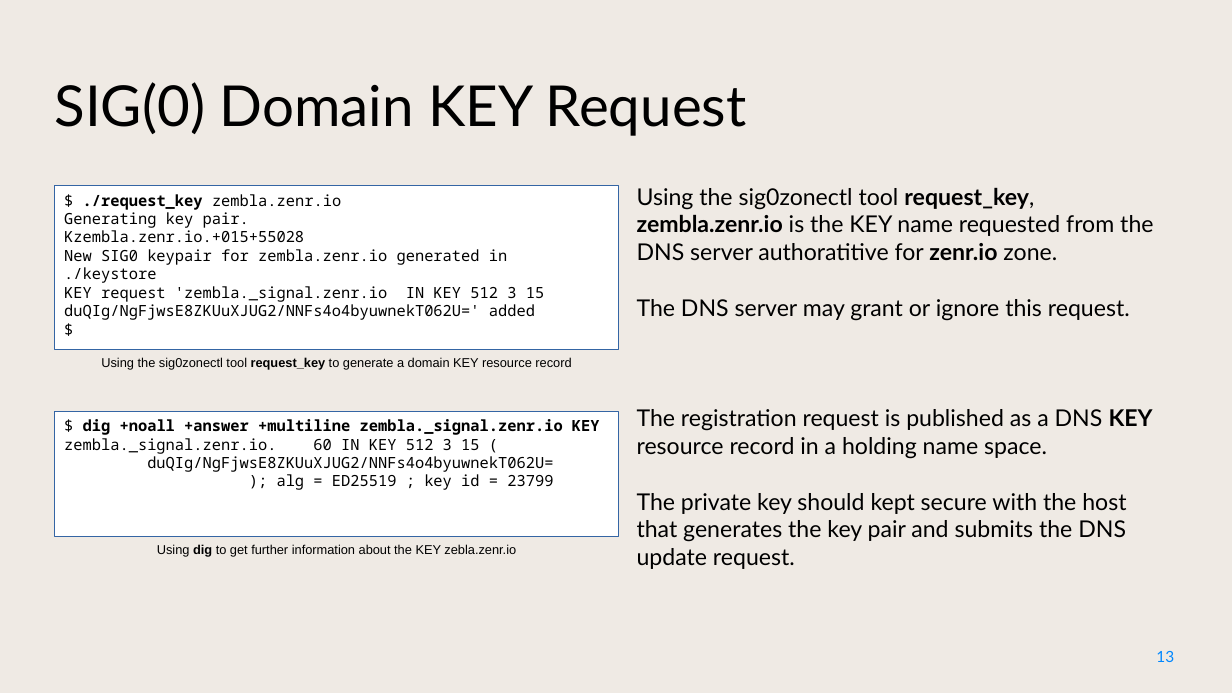
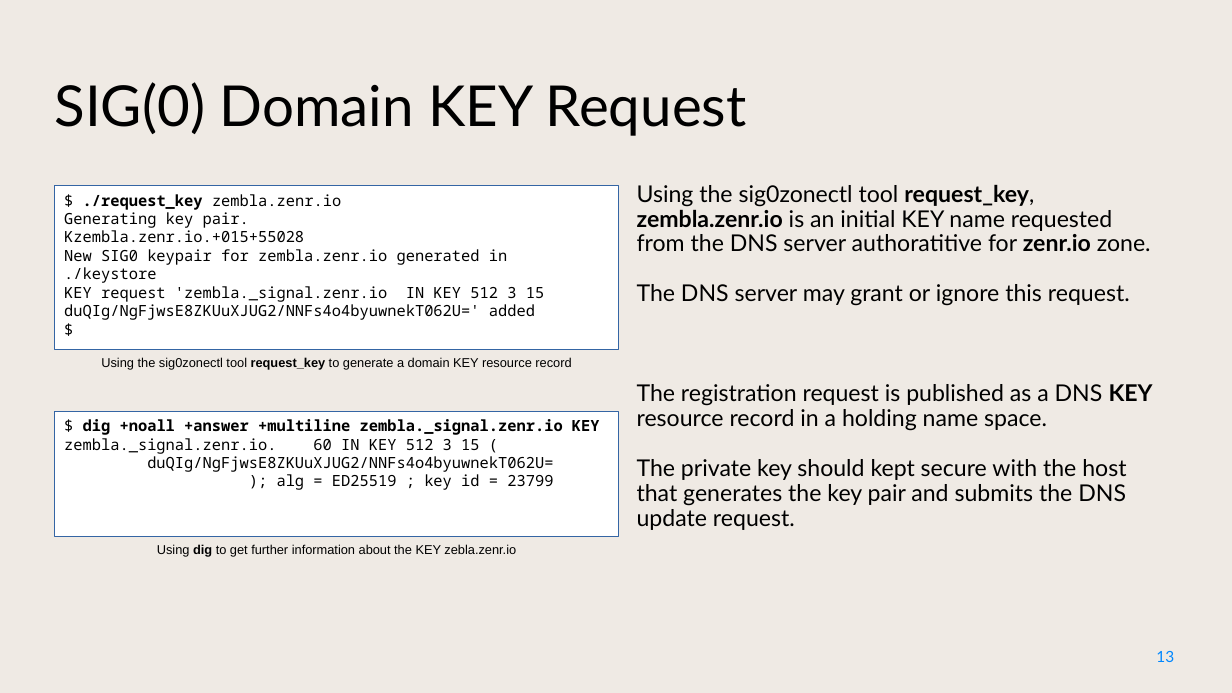
Before and after one commit to NetworkCommons/sig0namectl, a slide deck: slide 13 of docs/20230824 Draft Improved Presentation.odp. Drawn at 1232x693 pixels with LibreOffice and Linux fonts; fonts in the diff are those of the drawing. Boxes give left, top, right and bottom in pixels: in the first picture for what was removed or moved away, otherwise in the second. Text is boxed around its words. In the diff, an @@ line names an element or a change of style, - is before the commit and + after.

```diff
--- a/docs/20230824 Draft Improved Presentation.odp
+++ b/docs/20230824 Draft Improved Presentation.odp
@@ text at [637,184,1151,251]: text changed @@
-Using the sig0zonectl tool request_key, zembla.zenr.io is the KEY name requested from the DNS server authoratitive for zenr.io zone.
+Using the sig0zonectl tool request_key, zembla.zenr.io is an initial KEY name requested from the DNS server authoratitive for zenr.io zone.
@@ text at [637,284,1153,530]: line spacing 1 to 0.9 @@
```
Also in this commit, not shown: 2 other slides changed, 1 other file.
